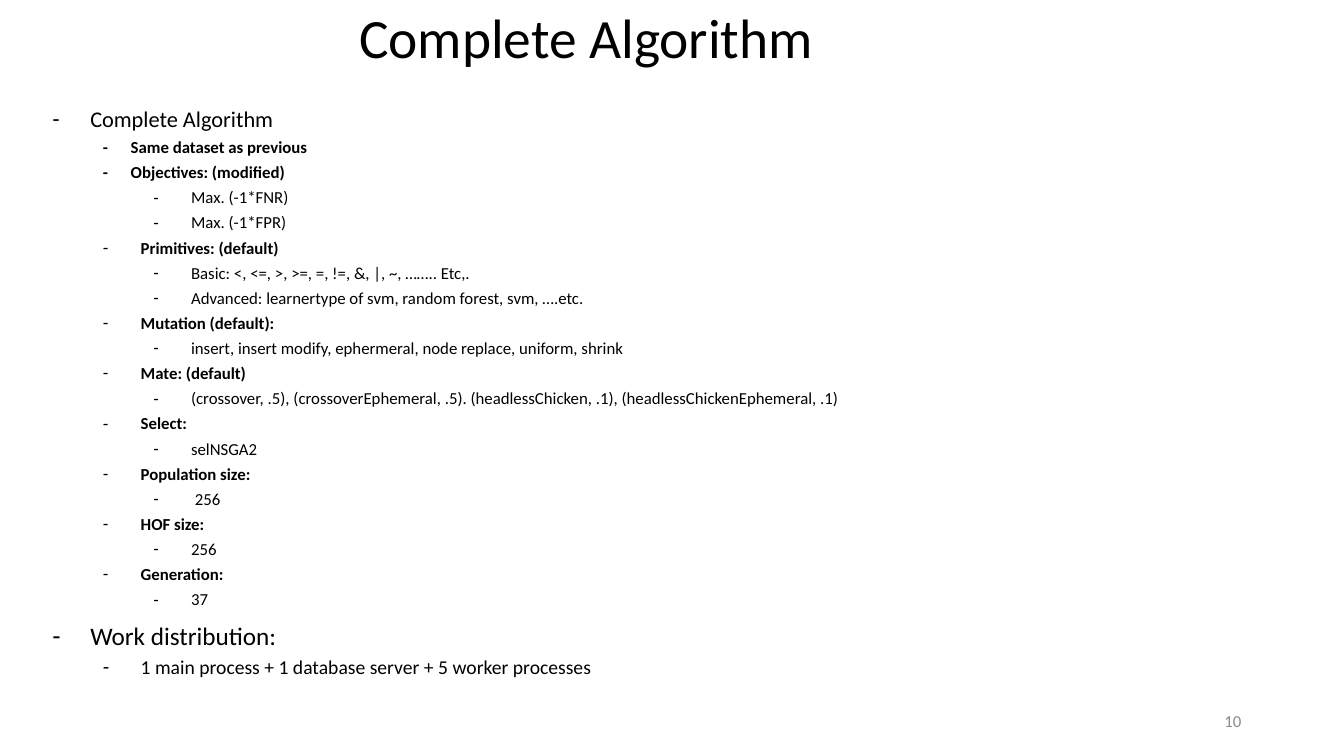
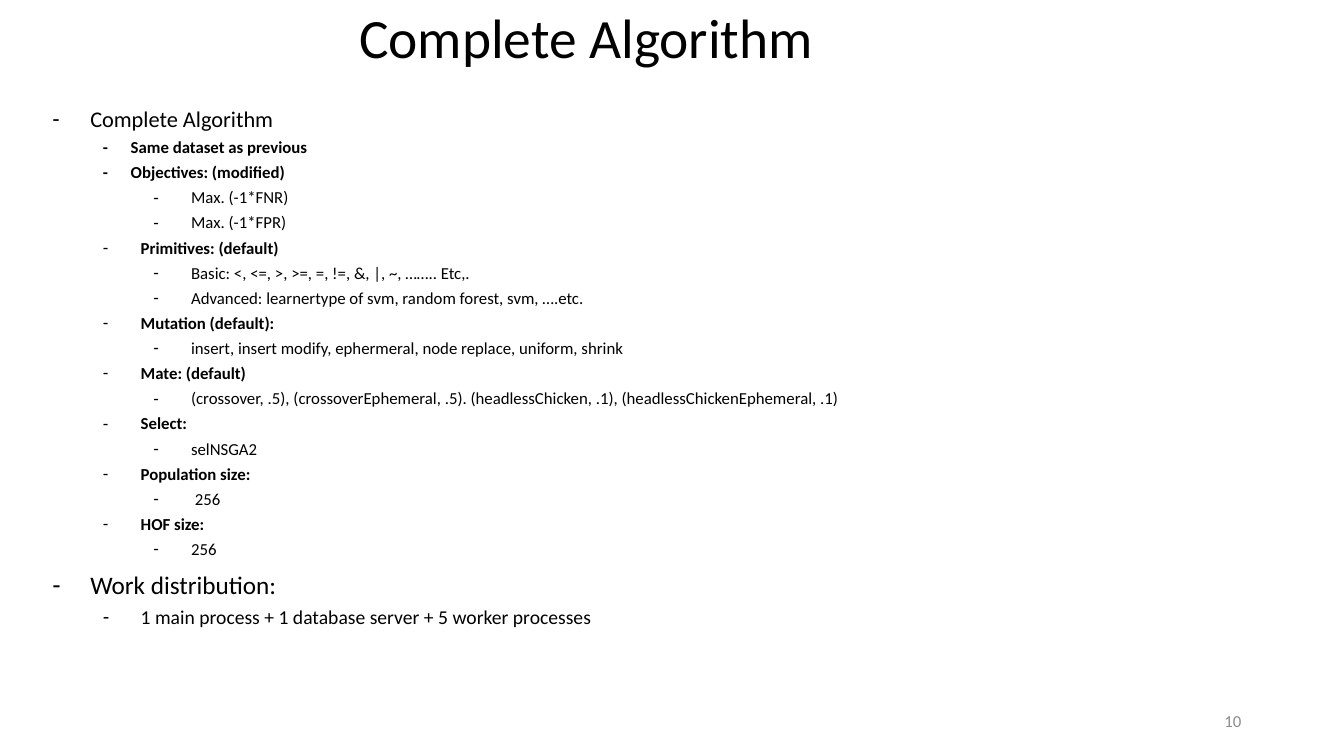
Before and after one commit to hzhaoc/AAD, a slide deck: slide 10 of results/Titanic EMADE GP Team 5 .pptx. Drawn at 1344x756 pixels with LibreOffice and Linux fonts; fonts in the diff are those of the drawing. Boxes give left, top, right and bottom in pixels: in the first picture for what was removed or moved away, otherwise in the second. Text is boxed around its words. In the diff, an @@ line names an element or a change of style, - is before the commit and + after.

```diff
--- a/results/Titanic EMADE GP Team 5 .pptx
+++ b/results/Titanic EMADE GP Team 5 .pptx
@@ subtitle at (x1=141, y1=568, x2=224, y2=605): paragraphs removed @@
-  – Generation:
-    – 37
```
Also in this commit, not shown: 1 other slide changed, 1 other file.
